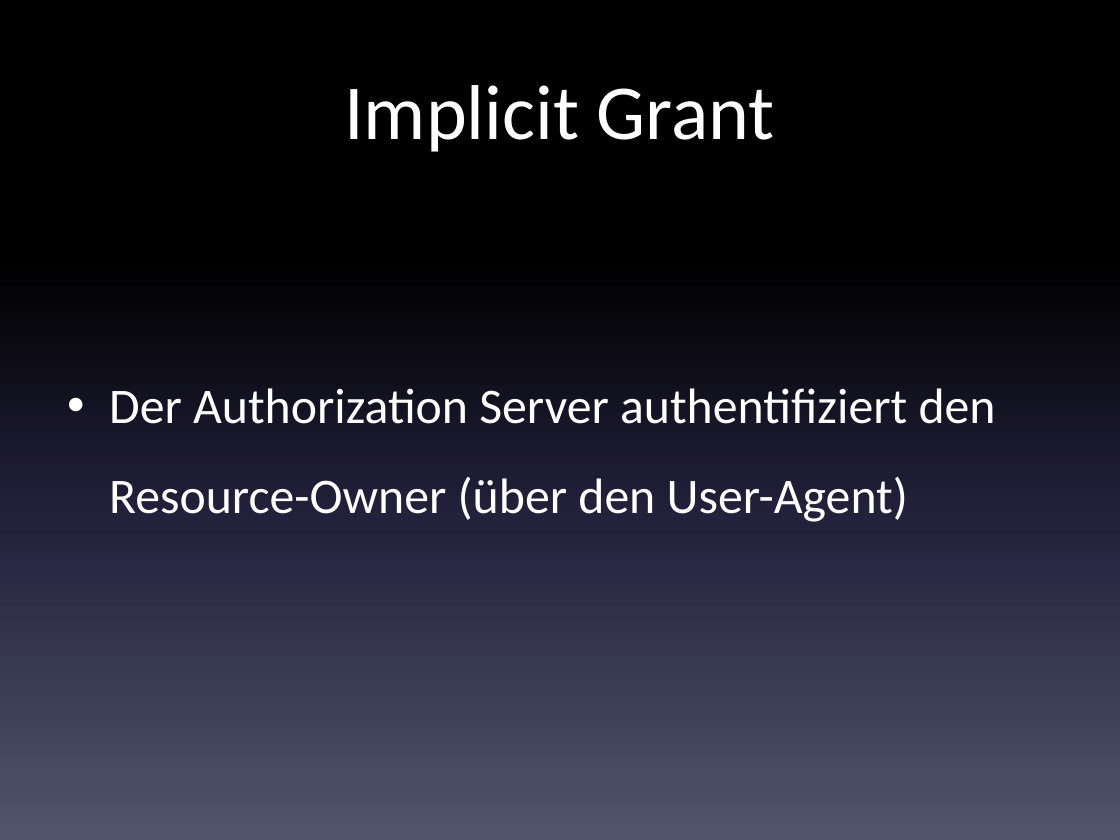
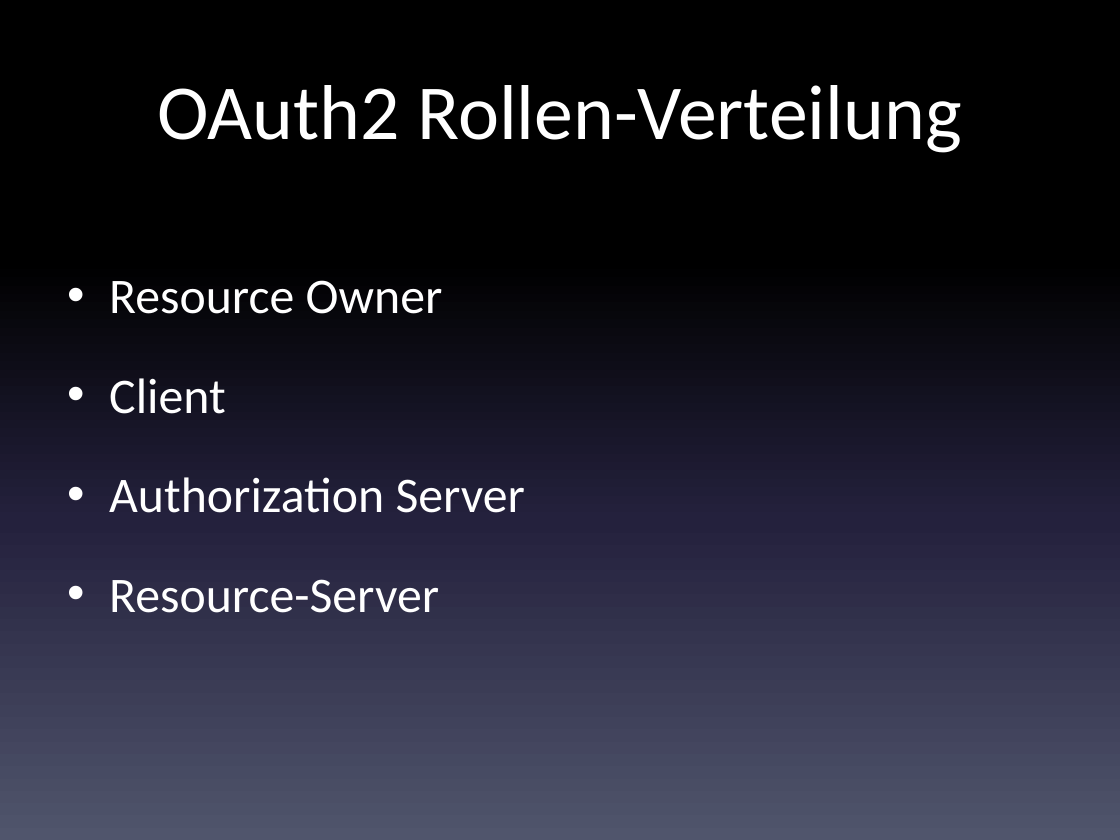
Before and after one commit to code-nirvana/oauth2_opidc_dwx2014, a slide deck: slide 36 of OAuth2_OpenIdConnect.pptx (slide 64 before the commit). Drawn at 1120x840 pixels with LibreOffice and Linux fonts; fonts in the diff are those of the drawing. Boxes give left, top, right and bottom in pixels: in the first picture for what was removed or moved away, otherwise in the second. Text is boxed around its words. In the diff, an @@ line names an element or a change of style, - is before the commit and + after.

```diff
--- a/OAuth2_OpenIdConnect.pptx
+++ b/OAuth2_OpenIdConnect.pptx
@@ title at (x1=157, y1=85, x2=961, y2=153): text changed @@
-Implicit Grant
+OAuth2 Rollen-Verteilung
@@ text at (x1=109, y1=280, x2=526, y2=613): text changed @@
-• Der Authorization Server authentifiziert den Resource-Owner (über den User-Agent)
+• Resource Owner
+• Client
+• Authorization Server
+• Resource-Server
```
Also in this commit, not shown: 24 other slides changed, 2 slides added, 22 slides removed.
